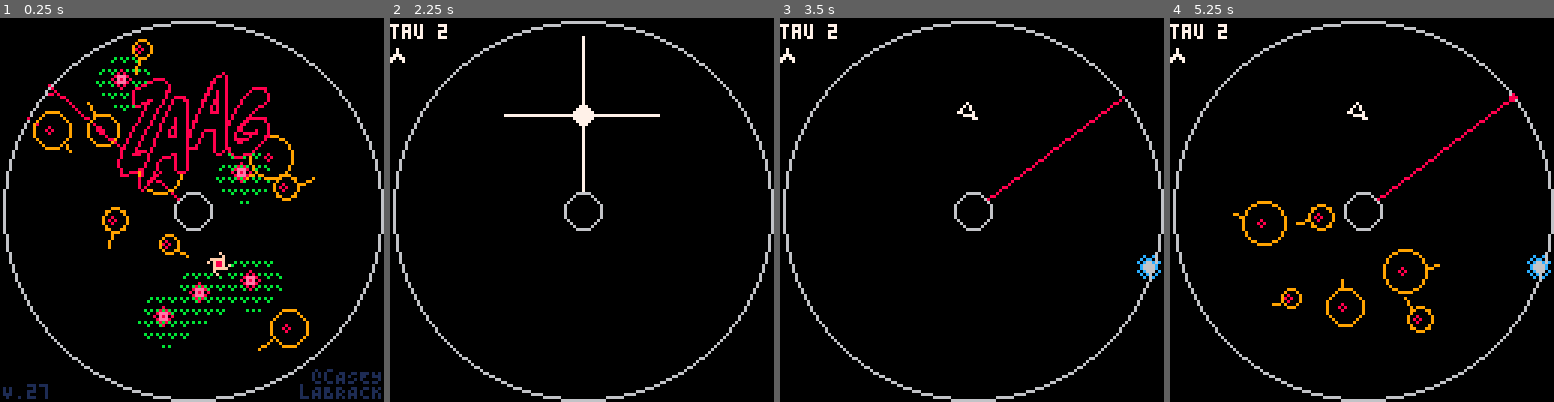
Above: before the commit, frames 1-4 (left to right).
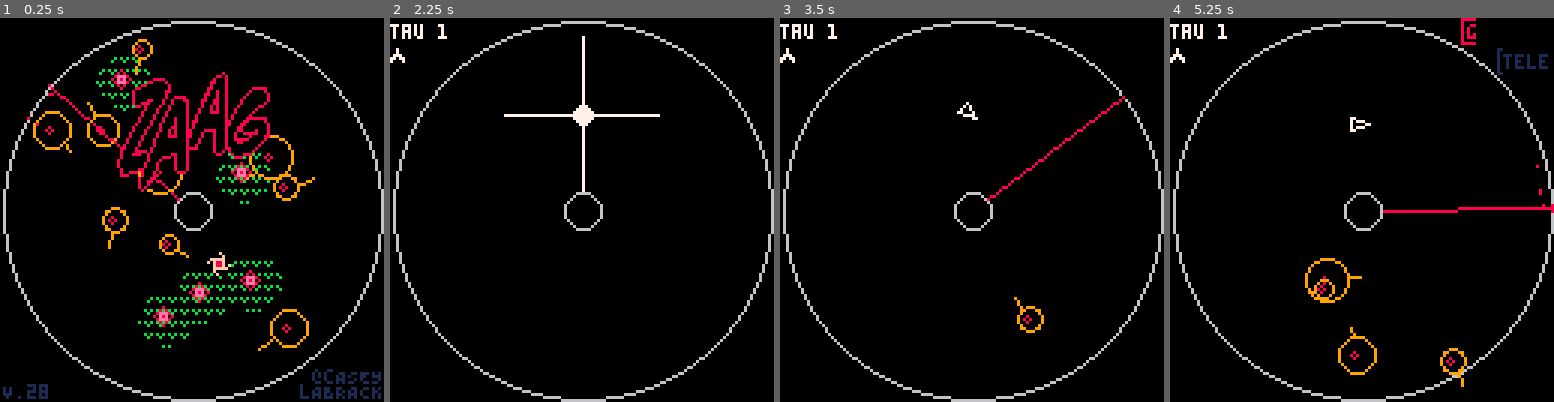
Above: after the commit, the same moments.

Repository: caseylabrack/laser
Game: PICO-8 cartridge laser.p8
Two runs of this game, one before a commit and one after it. Both use one fixed random seed, a clock stepped at 60 frames per second and the inputs below.
Inputs:
- Up to frame 1 (0.25 s): no input
- Up to frame 2 (2.25 s): tap X (X key) at 0.33, 1.07, 1.85 s; tap O (Z key) at 0.7, 1.7, 2.1 s; hold Right 1.6-2.1 s; hold Up from 2.15 s (still down)
- Up to frame 3 (3.5 s): release Up at 2.42 s; hold Right 2.47-3.03 s; tap O (Z key) at 2.5, 2.9, 3.3 s; tap X (X key) at 2.97 s; hold Left from 3.08 s (still down)
- Up to frame 4 (5.25 s): release Left at 3.58 s; hold Down 3.63-3.97 s; tap O (Z key) every 0.4 s from 3.7 to 4.9 s; hold Right 4.02-4.68 s; tap X (X key) at 4.08, 5.2 s; hold Up 4.73-5.03 s; hold Left from 5.08 s (still down)

The runs differ from the first frame. In frame 1, less than 0.1% of the frame differs, in the area x 10-12%, y 96-100%; in frame 2, less than 0.1%; in frame 3, 0.4%; in frame 4, 3.7%, in the area x 12-100%, y 0-97%.

Commit message:
masking safezones, nicer death messages and spread of difficulties

Diff:
--- a/laser.p8
+++ b/laser.p8
@@ -5,11 +5,13 @@
 -- casey labrack
 
 -- todo:
+--  death particles time out, foreground
 --  doom-style avatar in corner
 --  zoids,flaurs,
 --  gamescreen shows bests score
 --  timing or lap based enemy? (boss?)
 
+version=28
 p = {x=80,y=30,dx=0,dy=0,
 					a=.75,t=.25,rt=.05,r=3,friction=.92,
 					hop=25,charge=0,fullcharge=230,
@@ -19,7 +21,7 @@
 					flipready=10,fliplast=0,}
 dmg={
 	{roid=2,flower=2,bomb=60},--easy
-	{roid=2,flower=2,bomb=60},--normal
+	{roid=1.5,flower=1.5,bomb=45},--normal
 	{roid=1,flower=1,bomb=30},--hard
 }
 lz= {} --lasers
@@ -32,18 +34,19 @@
 b = {x=0,y=0,dx,dy,a=0,r=2,speed=5,enabled=false,parts={}}
 inner = {x=64,y=64,r=6}
 outer = {x=64,y=64,r=63,enabled=true}
-lvl=2
+lvl=1
 mulligans=1
 extralives=mulligans
+mulldiff={2,1,0} --how many mulligans for each difficulty
 mulmsg={ --titlescreen mulligan description
-"(3 mulligans, 2x dmg)",
-"(1 mulligan, 2x dmg)",
-"(1 mulligan, 1x dmg)",
+"(2 mulligans, 2x dmg)",
+"(1 mulligan, 1.5x dmg)",
+"(0 mulligans, 1x dmg)",
 }
 diffmsg={--titlescreen difficulty description
-"difficulty: relaxed",
+"difficulty: newcomer",
 "difficulty: recommended",
-"difficulty: show-off",
+"difficulty: prestige",
 }
 difficulty=1--1 easy,2 med,3 hard
 tick=0
@@ -62,11 +65,12 @@
 log=""
 
 dethmsgs={
-"another oopsie i see",
-"what, am i made out of ships?",
-"zigged when you shoulda zaaged",
-"well, the ejector seat works",
-"i was told you knew how to fly",
+"zigged when i shoulda zaaged",
+"sun was in my eyes",
+"mistakes were made",
+"testing ejector seat",
+"tax write-off",
+"oopsie-doopsie",
 }
 
 tips={
@@ -90,7 +94,7 @@
 	difficulty=difficulty==0 and 2 or difficulty
 	title=cocreate(title_setup)
 	menuitem(1, "swap action btns", btns_toggle)
-	menuitem(2, "screenshake:"..(screenshake==1 and "on" or "off"), screenshake_toggle)
+	menuitem(2, "screenshake:"..(screenshake and "on" or "off"), screenshake_toggle)
 end
 
 function btns_toggle()
@@ -543,8 +547,22 @@
 	fillp()
 	circfill(z.x,z.y,z.r-z.t,0)
 	circ(z.x,z.y,z.r,1)
-
-	end
+	end
+end
+
+--clip game artwork (safezones) to circle
+--(by painting outside of circle black)
+palt(2,true)
+pal(9,0)
+sspr(64,64,64,64,64,64)
+sspr(64,64,64,64,64,0,64,64,false,true)
+sspr(64,64,64,64,0,0,64,64,true,true)
+sspr(64,64,64,64,0,64,64,64,true,false)
+palt()
+pal()
+
+--safezone bot
+for z in all(zs) do
 	spr(5,z.x-4,z.y-4)
 end
 
@@ -925,7 +943,8 @@
 	local msg=rnd(dethmsgs)
 	local ypos=62
 	while true do
-		cprint(msg,64,ypos,7)
+		cprint("craft destroyed. pilot notes:", 64, ypos-8,6)
+		cprint("\""..msg.."\"",64,ypos,7)
 		local mulls=extralives==1 and " mulligan" or " mulligans"
 		cprint(""..extralives..mulls.." left this tau",64,ypos+12,6)
 		for i=1,extralives+1 do
@@ -1391,11 +1410,11 @@
 		color(1)
 		print(smallcaps("@").."c"..smallcaps("asey"),104,117)
 		print("l"..smallcaps("abrack"),100,122)
-		print(smallcaps("v")..".27",1,122)
+		print(smallcaps("v").."."..version,1,122)
 		yield()
 	end
 	dset(2,difficulty)
-	mulligans=difficulty==1 and 3 or 1
+	mulligans=mulldiff[difficulty]
 	extralives=mulligans
 	state="wipe"
 	wipe=cocreate(wipe_anim)
Not shown, changed: 160 lines of the sprite sheet (__gfx__) section of laser.p8
Not shown, changed: the thumbnail (__label__) section of laser.p8
Not shown, changed: zaag.p8.png
Not shown, changed: zaag.png
